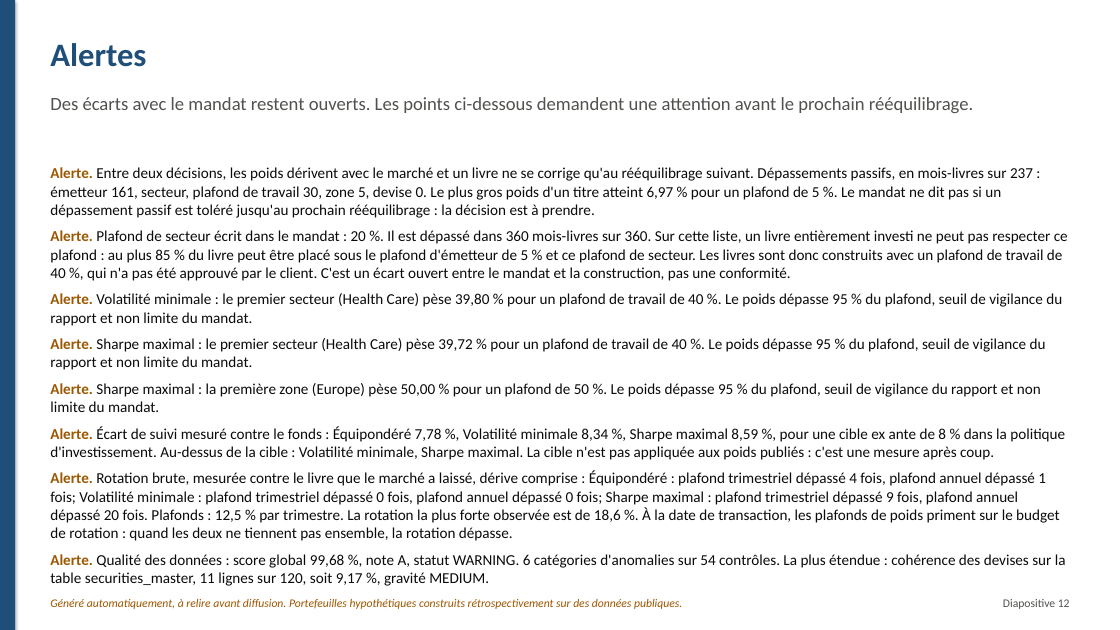
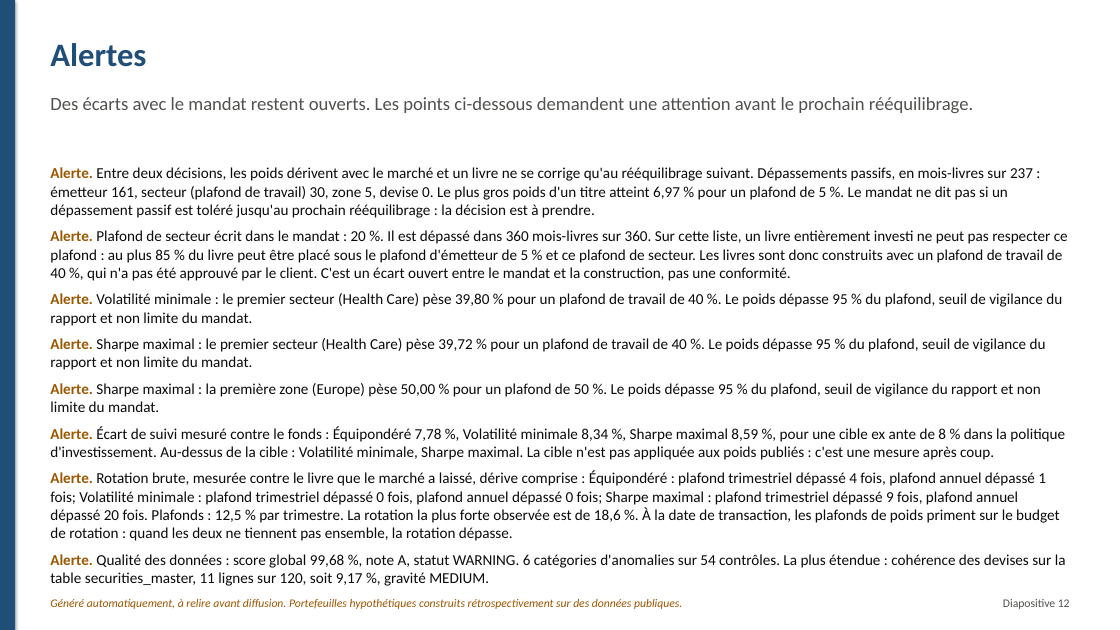
Before and after one commit to fatybarbosa/investment-analytics-platform, a slide deck: slide 12 of reports/management/presentation_management.pptx. Drawn at 1120x630 pixels with LibreOffice and Linux fonts; fonts in the diff are those of the drawing. Boxes give left, top, right and bottom in pixels: in the first picture for what was removed or moved away, otherwise in the second. Text is boxed around its words. In the diff, an @@ line names an element or a change of style, - is before the commit and + after.

```diff
--- a/reports/management/presentation_management.pptx
+++ b/reports/management/presentation_management.pptx
@@ text at (50, 167, 1033, 218): text changed @@
-Alerte. Entre deux décisions, les poids dérivent avec le marché et un livre ne se corrige qu'au rééquilibrage suivant. Dépassements passifs, en mois-livres sur 237 : émetteur 161, secteur, plafond de travail 30, zone 5, devise 0. Le plus gros poids d'un titre atteint 6,97 % pour un plafond de 5 %. Le mandat ne dit pas si un dépassement passif est toléré jusqu'au prochain rééquilibrage : la décision est à prendre.
+Alerte. Entre deux décisions, les poids dérivent avec le marché et un livre ne se corrige qu'au rééquilibrage suivant. Dépassements passifs, en mois-livres sur 237 : émetteur 161, secteur (plafond de travail) 30, zone 5, devise 0. Le plus gros poids d'un titre atteint 6,97 % pour un plafond de 5 %. Le mandat ne dit pas si un dépassement passif est toléré jusqu'au prochain rééquilibrage : la décision est à prendre.
```
Also in this commit, not shown: 1 other slide changed, 8 other files.
